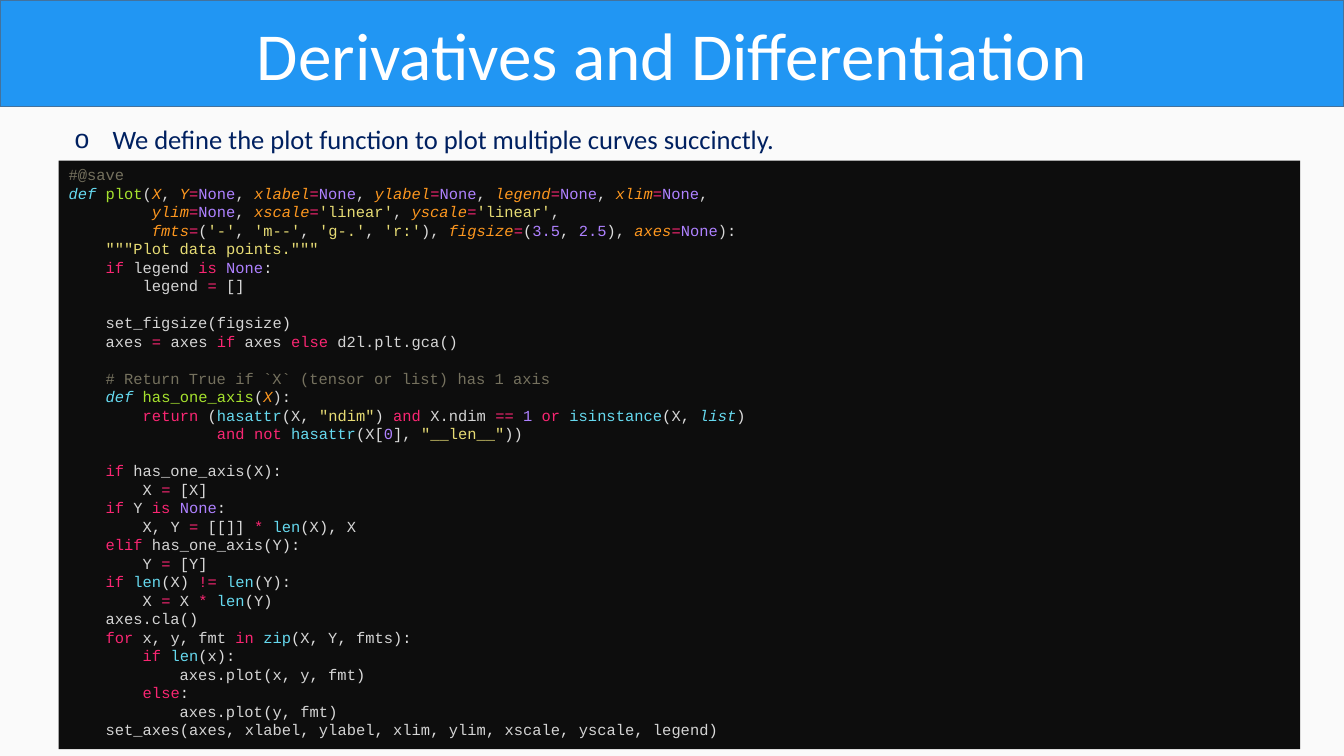
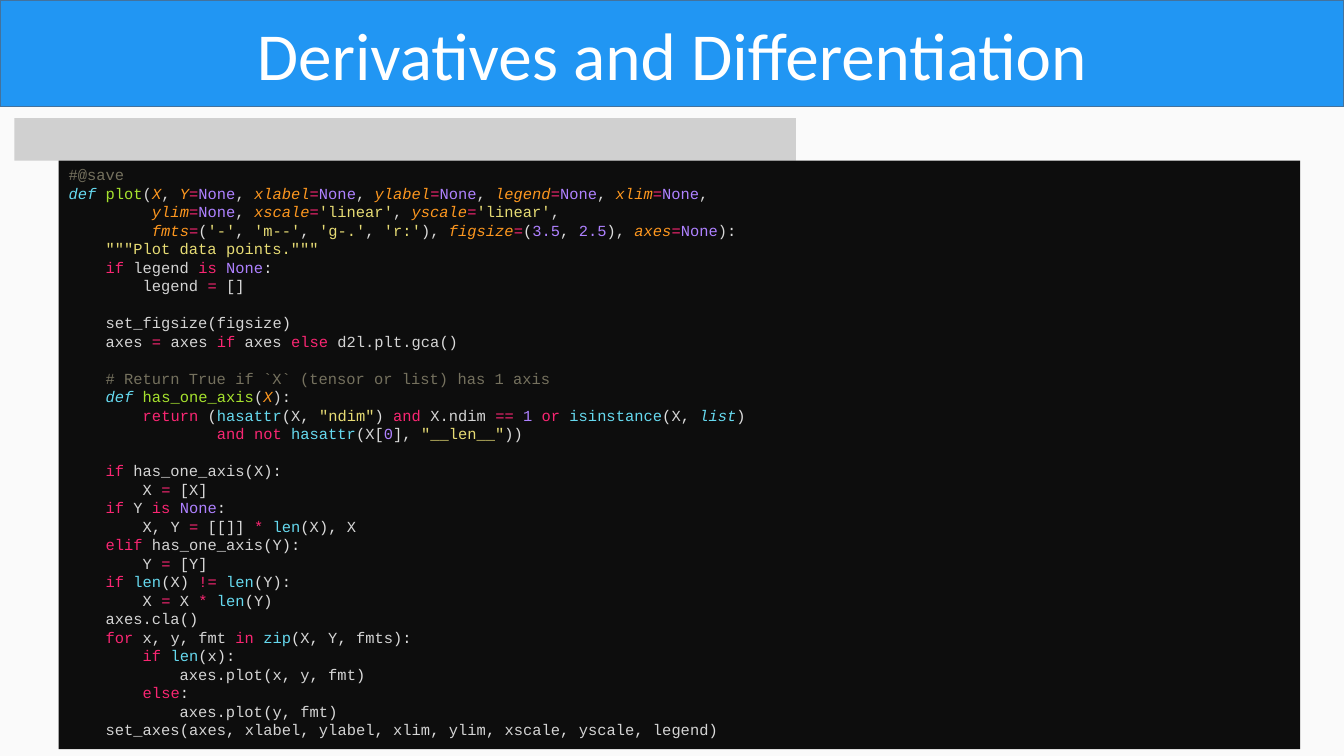
Before and after one commit to OmarAlmighty/D2L-Slides, a slide deck: slide 12 of D2L CH2 part3.pptx. Drawn at 1344x756 pixels with LibreOffice and Linux fonts; fonts in the diff are those of the drawing; grey boxes stand for pictures. Boxes give left, top, right and bottom in pixels: in the first picture for what was removed or moved away, otherwise in the second. Text is boxed around its words. In the diff, an @@ line names an element or a change of style, - is before the commit and + after.

```diff
--- a/D2L CH2 part3.pptx
+++ b/D2L CH2 part3.pptx
@@ picture added at (14, 118, 796, 160) @@
@@ text removed at (113, 130, 774, 154) @@
-  o We define the plot function to plot multiple curves succinctly.
```
